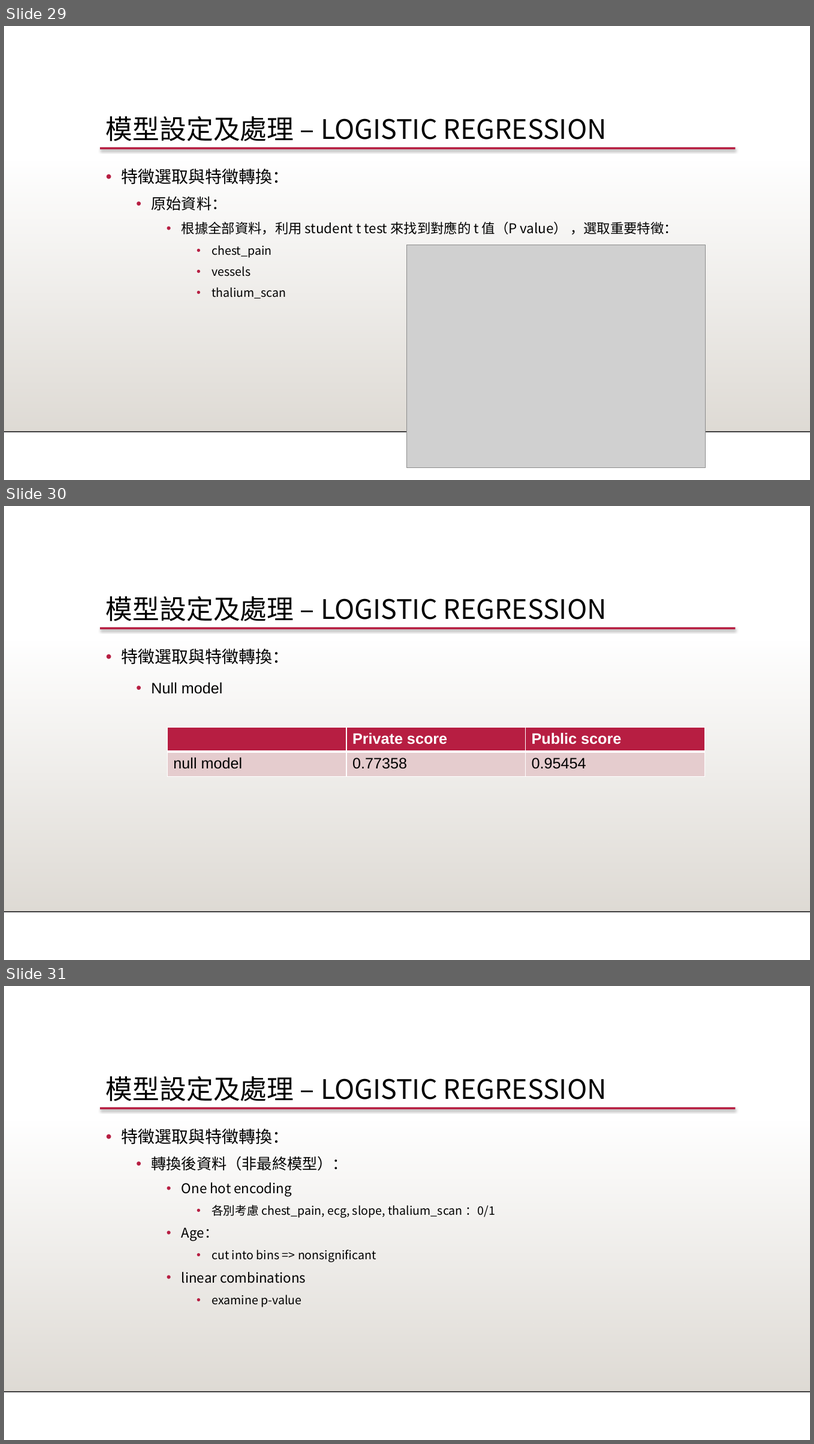
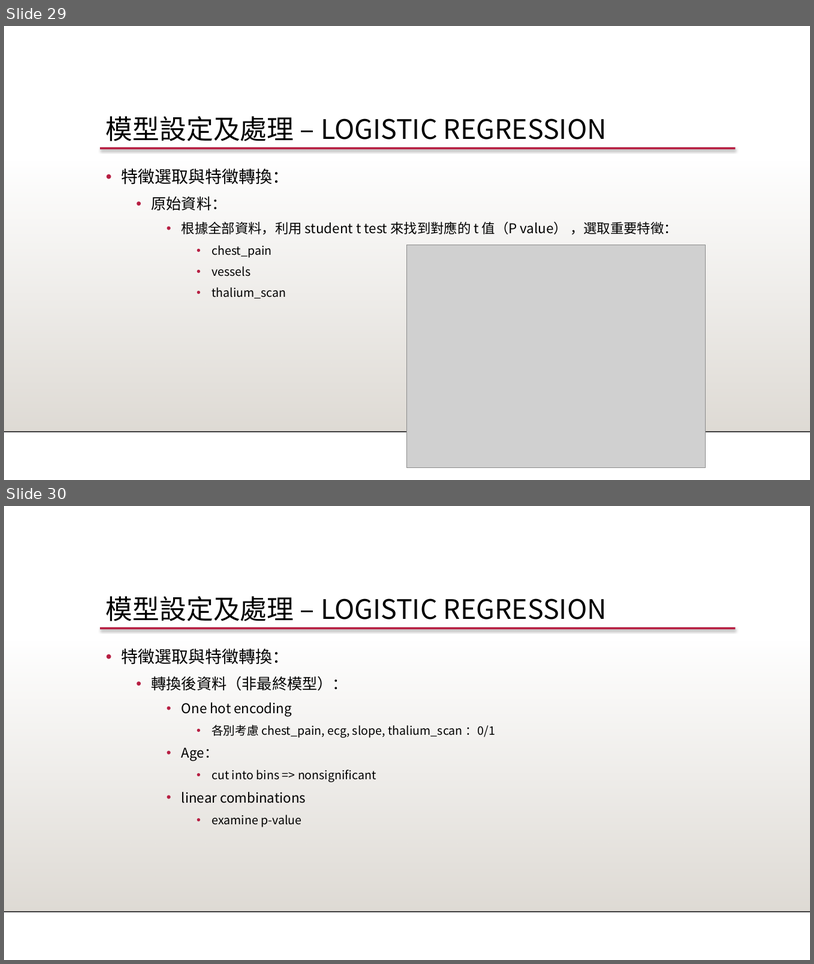
Before and after one commit to 1082-datascience/finalproject-finalproject-1082ds_group3, a slide deck: docs/1082_datascience_FP_3.pptx. Shown one above the other, each under a label of ours: slides 29, 30 and 31 before the commit, slides 29 and 30 after it. The pictures are 814x1444 and 814x964 pixels, drawn with LibreOffice and Linux fonts; fonts in the diff are those of the drawing; grey boxes stand for pictures; background and template pictures are left out. Boxes give left, top, right and bottom in pixels: in the first picture for what was removed or moved away, otherwise in the second. Text is boxed around its words. In the diff, an @@ line names an element or a change of style, - is before the commit and + after.

Commit message:
prev

```diff
--- a/docs/1082_datascience_FP_3.pptx
+++ b/docs/1082_datascience_FP_3.pptx
@@ slide 30 removed at [4, 506, 810, 960], background #FFFFFF; not listed: 3 template elements that a slide beside it also shows @@
@@ text removed at [106, 596, 607, 621] @@
-模型設定及處理 – LOGISTIC REGRESSION
@@ text removed at [121, 648, 289, 694] @@
-• 特徵選取與特徵轉換：
-  • Null model
@@ table removed at [167, 727, 705, 777], 2 rows, 3 columns @@
- | Private score | Public score
-null model | 0.77358 | 0.95454
@@ what was slide 31 is now slide 30 @@
```
